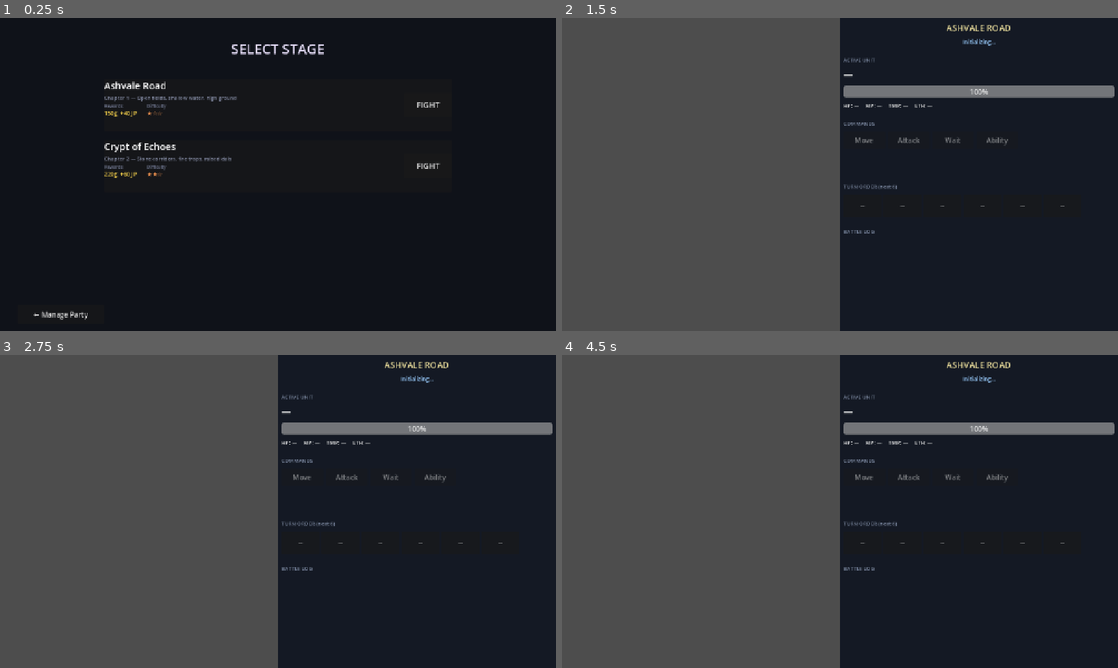
Above: before the commit, frames 1-4 (two rows, left to right).
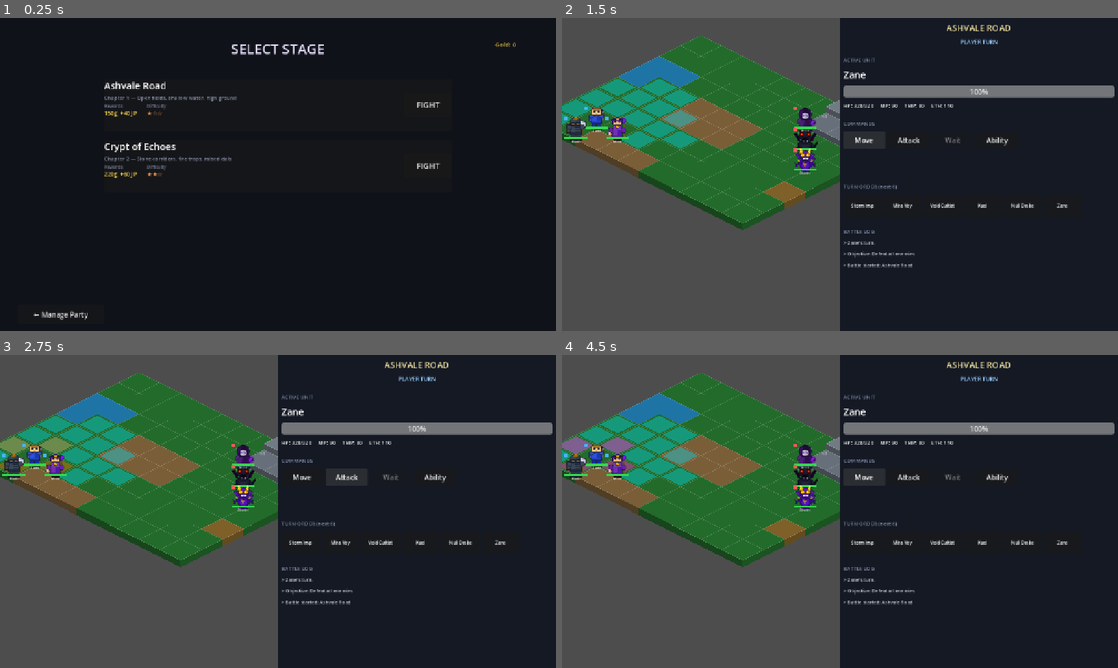
Above: after the commit, the same moments.

Repository: Rando2020/ProjectTactic
Game: Godot game, scene res://scenes/StageSelect.tscn
Same seed, same stepped clock (60 frames per second), same inputs: the game is played once before the commit and once after it.
Inputs (mouse positions are in pixels of both pictures, inside the frame that each line leads up to):
- Up to frame 1 (0.25 s): no input
- Up to frame 2 (1.5 s): click "FIGHT" at 0.5 s; click (862, 140) at 1.25 s, where only the run after the commit has a clickable "Move"
- Up to frame 3 (2.75 s): click (344, 477) at 2 s, where only the run after the commit has a clickable "Attack"
- Up to frame 4 (4.5 s): click (995, 477) at 2.75 s, where only the run after the commit has a clickable "Ability"; click (979, 530) at 3.5 s, where only the run after the commit has a clickable "Mighty Strike MP:8 Rng:1"; click (862, 477) at 4.25 s, where only the run after the commit has a clickable "Move"

The runs differ from the first frame. In frame 1, less than 0.1% of the frame differs, in the area x 89-93%, y 7-10%; in frame 2, 20%, in the area x 0-91%, y 5-80%; in frame 3, 20%; in frame 4, 20%.
Error before the commit: Parse Error: Class "GameState" hides an autoload singleton. (res://scripts/systems/GameState.gd:4)

Commit message:
Fix Godot scene validation for isometric grid

Diff:
--- a/godot/scripts/battle/BattleScene.gd
+++ b/godot/scripts/battle/BattleScene.gd
@@ -26,7 +26,7 @@
 func _ready() -> void:
 	# Prefer GameState's selection; @export override still works in editor
 	if Engine.has_singleton("GameState") or is_instance_valid(get_node_or_null("/root/GameState")):
-		map_index = (get_node("/root/GameState") as GameState).selected_map_index
+		map_index = get_node("/root/GameState").selected_map_index
 
 	_map_data = _create_ashvale_map() if map_index == 0 else _create_crypt_map()
 	tactical_grid.initialize_from_map(_map_data)
@@ -57,7 +57,7 @@
 		var u: Unit = battle_manager.units[uid]
 		if u.team == "player":
 			player_ids.append(uid)
-	var gs: GameState = get_node_or_null("/root/GameState")
+	var gs: Node = get_node_or_null("/root/GameState")
 	if gs:
 		gs.apply_victory(_map_data.id, rewards, player_ids)
 	await get_tree().create_timer(2.2).timeout
@@ -161,7 +161,7 @@
 # ── Unit spawning ─────────────────────────────────────────────────────────────
 
 func _spawn_player_units() -> Array[Unit]:
-	var gs: GameState = get_node_or_null("/root/GameState")
+	var gs: Node = get_node_or_null("/root/GameState")
 	var result: Array[Unit] = []
 	result.append(_make_unit("zane", "Zane", "player", Vector2i(1, 6),
 		320, 90,  4, 2, 8, 42, 48, 80,  110,
--- a/godot/scripts/grid/TacticalGrid.gd
+++ b/godot/scripts/grid/TacticalGrid.gd
@@ -274,7 +274,7 @@
 	for pos: Vector2i in tiles.keys():
 		var center := _grid_to_local(pos)
 		var delta := local_pos - center
-		var normalized := abs(delta.x) / (tile_size.x * 0.5) + abs(delta.y) / (tile_size.y * 0.5)
+		var normalized: float = abs(delta.x) / (tile_size.x * 0.5) + abs(delta.y) / (tile_size.y * 0.5)
 		if normalized <= 1.08:
 			var dist := delta.length_squared()
 			if dist < best_dist:
--- a/godot/scripts/systems/GameState.gd
+++ b/godot/scripts/systems/GameState.gd
@@ -1,8 +1,9 @@
 ## GameState.gd  —  Autoload singleton.
 ## Persists player progress (JP, gold, learned abilities, completed stages)
 ## across scene transitions.  Never freed between battles.
-class_name GameState
 extends Node
+
+const AbilityDBScript := preload("res://scripts/data/AbilityDB.gd")
 
 ## Which map to load when transitioning into Battle.tscn  (0 = Ashvale, 1 = Crypt)
 var selected_map_index: int = 0
@@ -86,7 +87,7 @@
 	var reg: Dictionary = unit_registry[unit_id]
 	if knows_ability(unit_id, ability_id):
 		return false
-	var ab: Dictionary = AbilityDB.get_ability(ability_id)
+	var ab: Dictionary = AbilityDBScript.get_ability(ability_id)
 	var cost: int = ab.get("jp_cost", 9999)
 	if reg.get("jp", 0) < cost:
 		return false
--- a/godot/scripts/ui/CharacterScreen.gd
+++ b/godot/scripts/ui/CharacterScreen.gd
@@ -4,7 +4,7 @@
 class_name CharacterScreen
 extends Control
 
-var _gs: GameState
+var _gs: Node
 
 const UNIT_IDS: Array[String] = ["zane", "mira", "kael"]
 # Column panels rebuilt when an ability is purchased
--- a/godot/scripts/ui/ResultsScreen.gd
+++ b/godot/scripts/ui/ResultsScreen.gd
@@ -16,7 +16,7 @@
 	bg.set_anchors_and_offsets_preset(Control.PRESET_FULL_RECT)
 	add_child(bg)
 
-	var gs: GameState = get_node_or_null("/root/GameState")
+	var gs: Node = get_node_or_null("/root/GameState")
 	var rewards: Dictionary = gs.pending_rewards if gs else {}
 	var is_victory: bool = not rewards.is_empty()
 
--- a/godot/scripts/ui/StageSelect.gd
+++ b/godot/scripts/ui/StageSelect.gd
@@ -34,7 +34,7 @@
 	bg.set_anchors_and_offsets_preset(Control.PRESET_FULL_RECT)
 	add_child(bg)
 
-	var gs: GameState = get_node_or_null("/root/GameState")
+	var gs: Node = get_node_or_null("/root/GameState")
 
 	# ── Title ─────────────────────────────────────────────────────────────
 	var title_lbl := Label.new()
@@ -157,7 +157,7 @@
 
 
 func _start_battle(map_index: int) -> void:
-	var gs: GameState = get_node_or_null("/root/GameState")
+	var gs: Node = get_node_or_null("/root/GameState")
 	if gs:
 		gs.selected_map_index = map_index
 	get_tree().change_scene_to_file("res://scenes/Battle.tscn")
Not shown, removed: godot/.gdignore
Not shown, added: godot/assets/sprites/units/void_cultist.svg.import
Not shown, added: godot/scripts/data/AbilityDB.gd.uid
Not shown, added: godot/scripts/systems/GameState.gd.uid
Not shown, added: godot/scripts/ui/CharacterScreen.gd.uid
Not shown, added: godot/scripts/ui/ResultsScreen.gd.uid
Not shown, added: godot/scripts/ui/StageSelect.gd.uid
